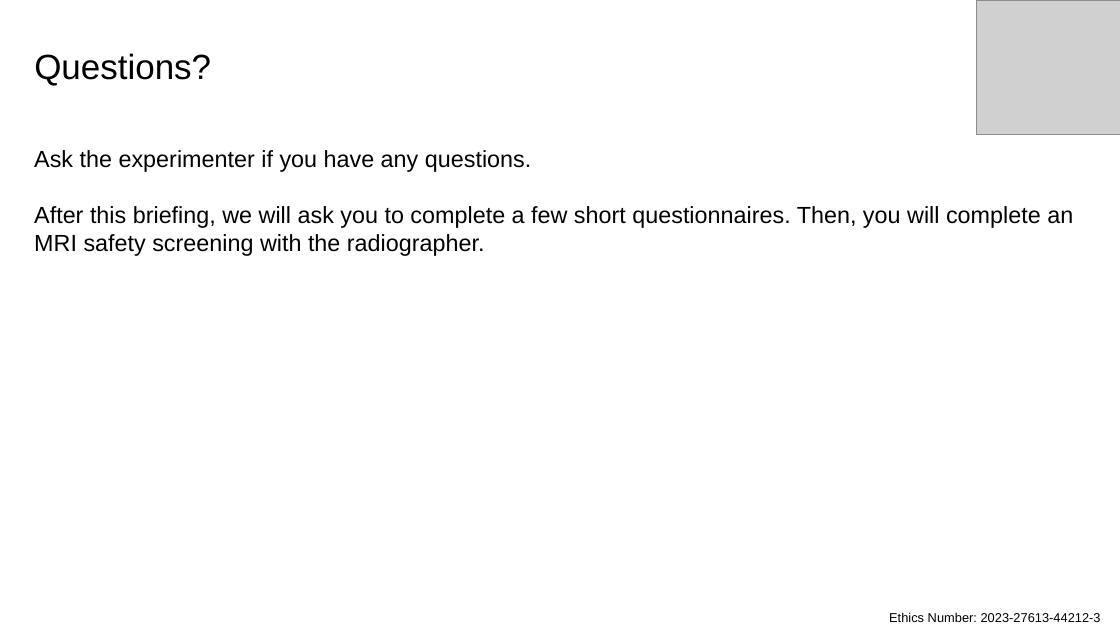
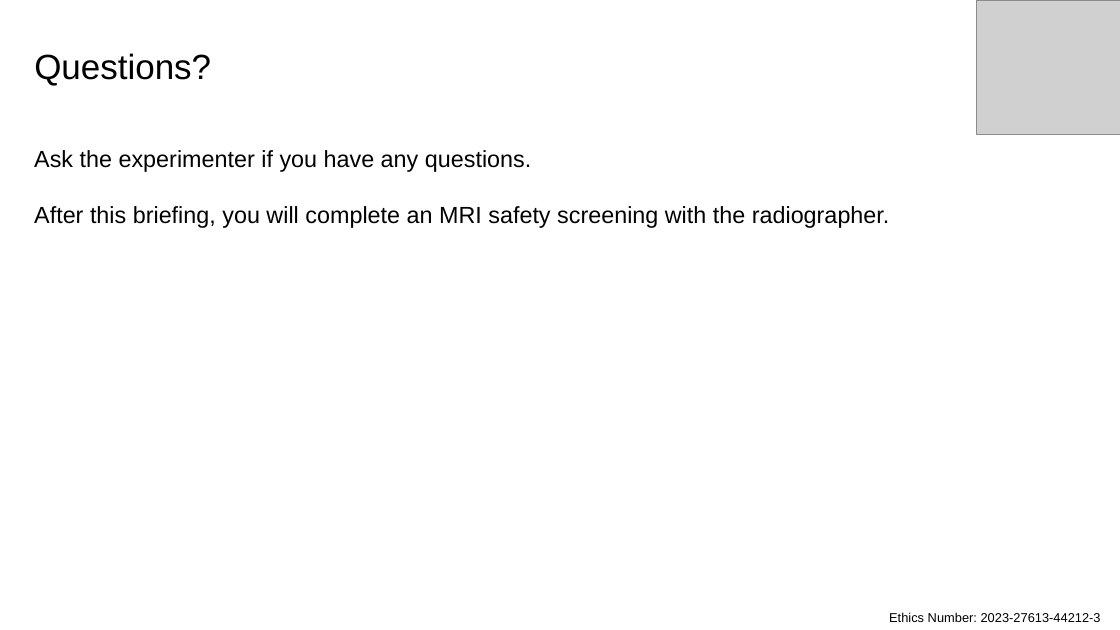
Before and after one commit to ANDLabUniMelb/Task_Prep, a slide deck: slide 35 of NewTasks/Before Scan 1. Briefing.pptx. Drawn at 1120x630 pixels with LibreOffice and Linux fonts; fonts in the diff are those of the drawing; grey boxes stand for pictures. Boxes give left, top, right and bottom in pixels: in the first picture for what was removed or moved away, otherwise in the second. Text is boxed around its words. In the diff, an @@ line names an element or a change of style, - is before the commit and + after.

```diff
--- a/NewTasks/Before Scan 1. Briefing.pptx
+++ b/NewTasks/Before Scan 1. Briefing.pptx
@@ text at (34, 206, 890, 228): text changed @@
-After this briefing, we will ask you to complete a few short questionnaires. Then, you will complete an MRI safety screening with the radiographer.
+After this briefing, you will complete an MRI safety screening with the radiographer.
```
Also in this commit, not shown: 3 other slides changed, 22 other files.
